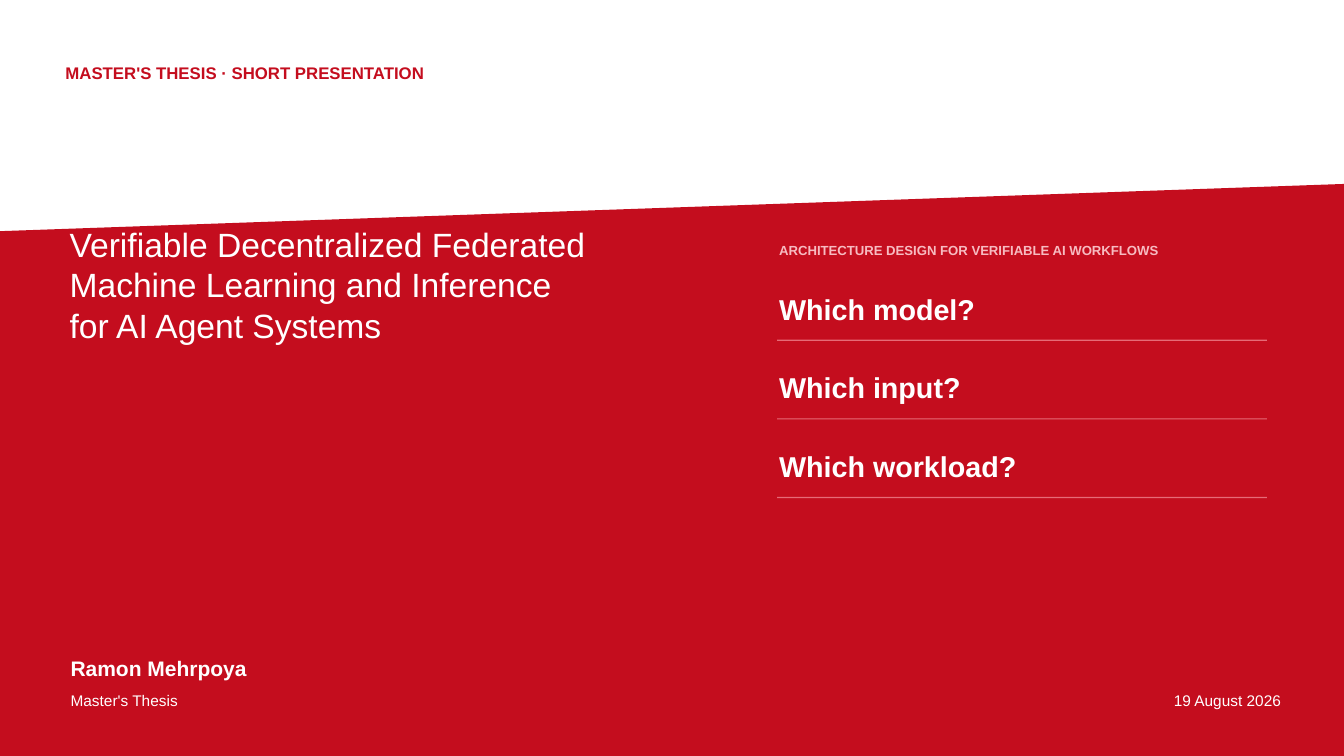
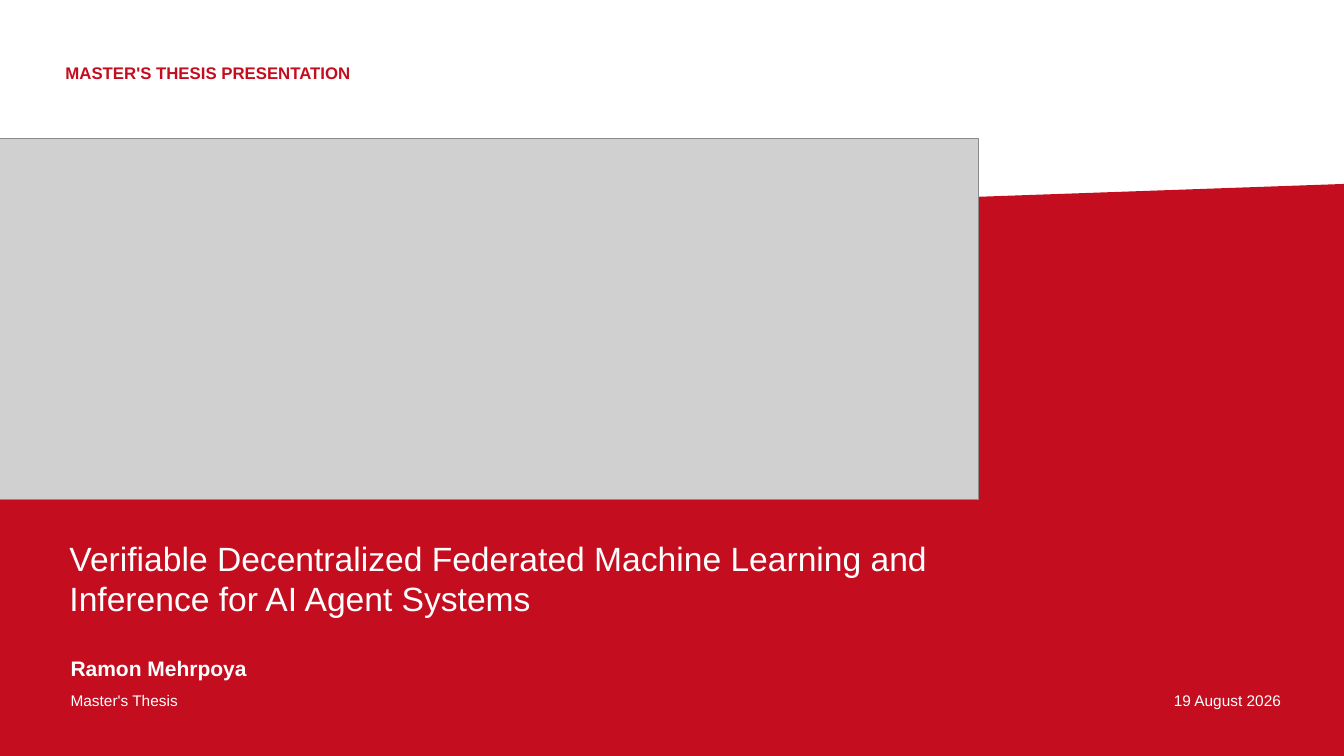
Before and after one commit to uZhW8Rgl/presentation, a slide deck: slide 1 of VITA-FL_Thesis_Presentation_TU_Berlin.pptx. Drawn at 1344x756 pixels with LibreOffice and Linux fonts; fonts in the diff are those of the drawing; grey boxes stand for pictures; background and template pictures are left out. Boxes give left, top, right and bottom in pixels: in the first picture for what was removed or moved away, otherwise in the second. Text is boxed around its words. In the diff, an @@ line names an element or a change of style, - is before the commit and + after.

Commit message:
fix: design

```diff
--- a/VITA-FL_Thesis_Presentation_TU_Berlin.pptx
+++ b/VITA-FL_Thesis_Presentation_TU_Berlin.pptx
@@ text at [65,67,350,79]: text changed @@
-MASTER'S THESIS · SHORT PRESENTATION
+MASTER'S THESIS PRESENTATION
@@ picture added at [0,139,979,500] @@
@@ text removed at [779,246,1158,255] @@
-ARCHITECTURE DESIGN FOR VERIFIABLE AI WORKFLOWS
@@ text removed at [779,299,975,321] @@
-Which model?
@@ rectangle removed at [777,340,1267,341] @@
@@ text removed at [779,377,961,404] @@
-Which input?
@@ rectangle removed at [777,418,1267,419] @@
@@ text removed at [779,456,1016,478] @@
-Which workload?
@@ rectangle removed at [777,497,1267,498] @@
@@ text "Verifiable Decentralized Federated Machine Learning ..." rewrapped from [70,232,585,345] to [69,546,927,618] @@
```
Also in this commit, not shown: 5 other slides changed.
